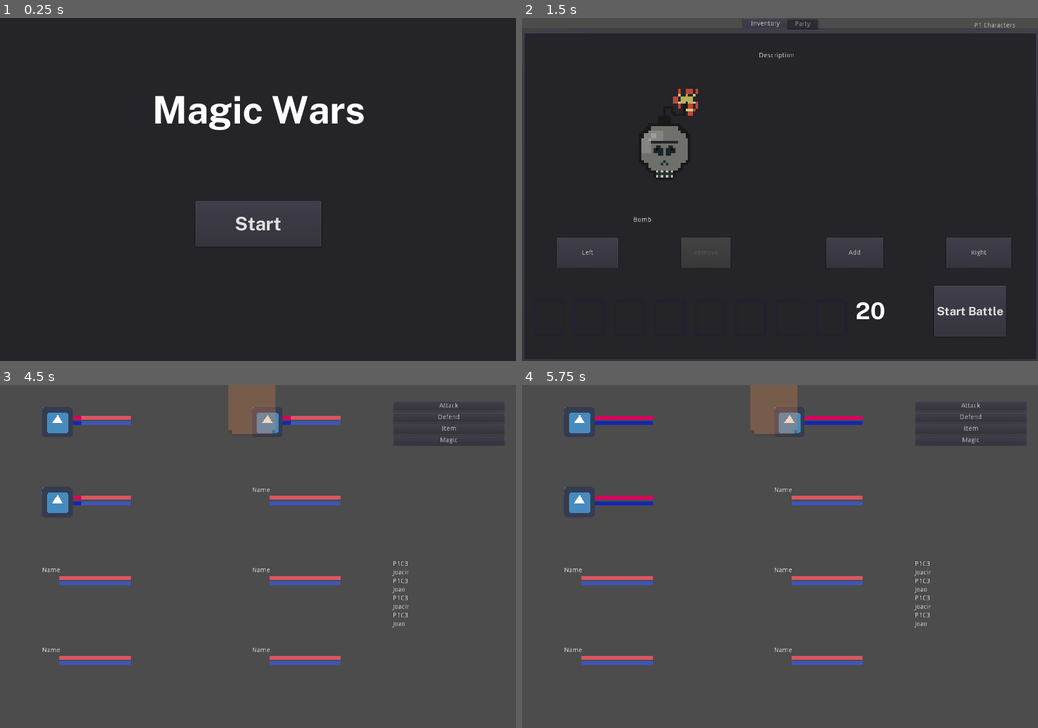
Above: before the commit, frames 1-4 (two rows, left to right).
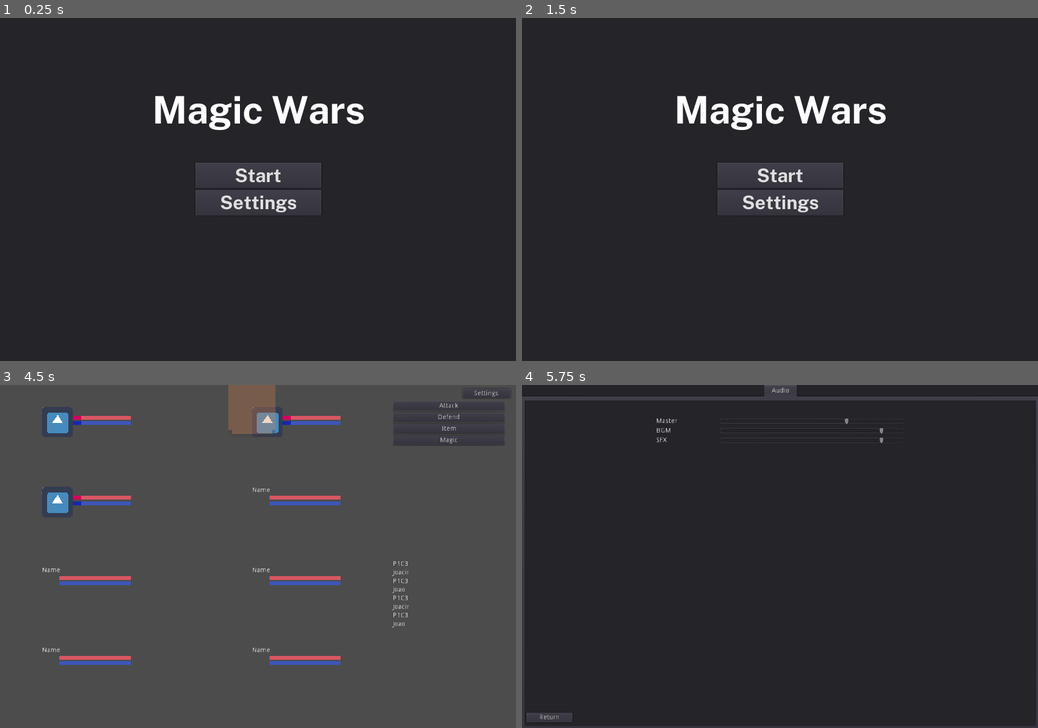
Above: after the commit, the same moments.

Repository: SiTOTG/Magic-Wars
Game: Godot game, scene res://World/MainMenu/MainMenu.tscn
The game is run twice, just before and just after one commit, with the same random seed, the same clock (stepped at 60 frames per second) and the same inputs. The engine's default icon, where the game draws it, is replaced by a stand-in: a white triangle on a blue panel in a dark square.
Inputs (mouse positions are in pixels of both pictures, inside the frame that each line leads up to):
- Up to frame 1 (0.25 s): no input
- Up to frame 2 (1.5 s): click (780, 203) at 0.5 s, where only the run after the commit has a clickable "Settings"; click (547, 350) at 1.25 s, where only the run after the commit has a clickable "Return"
- Up to frame 3 (4.5 s): click (258, 542) at 2 s, where only the run after the commit has a clickable "Start"; click "Start Battle" at 2.75 s; click "Start Battle" at 3.5 s; click "OK" at 4.25 s
- Up to frame 4 (5.75 s): click (1007, 391) at 5 s, where only the run after the commit has a clickable "Settings"

The runs differ from the first frame. In frame 1, 3.2% of the frame differs, in the area x 37-63%, y 42-67%; in frame 2, 14%; in frame 3, less than 0.1%; in frame 4, 96%, in the area x 0-100%, y 0-100%.

Commit message:
Add music and settings

Diff:
--- a/World/Battle/Battle.gd
+++ b/World/Battle/Battle.gd
@@ -9,6 +9,7 @@
 onready var turn_order = $CanvasLayer/TurnOrder
 onready var action_list = $CanvasLayer/ActionContainer/ActionList
 onready var battle_ui = $CanvasLayer
+onready var settingsScreen = $Settings
 
 var game_over: = false
 var statistics: BattleStatistics
@@ -85,6 +86,13 @@
 		visible = false
 		battle_ui.visible = false
 		game_over_scene.start()
-#		var timer = get_tree().create_timer(3)
-#		timer.connect("timeout", get_tree(), "change_scene", ["res://World/MainMenu/MainMenu.tscn"])
 		return
+
+
+func _on_SettingsButton_pressed():
+	settingsScreen.visible = true
+	battle_ui.visible = false
+
+
+func _on_Settings_hide():
+	battle_ui.visible = true
--- a/World/Battle/Battle.tscn
+++ b/World/Battle/Battle.tscn
@@ -9,6 +9,7 @@
 [ext_resource path="res://Actions/DummyDefend.tres" type="Resource" id=7]
 [ext_resource path="res://Player/P2.tres" type="Resource" id=8]
 [ext_resource path="res://Actions/DummyAttack.tres" type="Resource" id=9]
+[ext_resource path="res://World/Settings/Settings.tscn" type="PackedScene" id=10]
 
 [node name="Main" type="Control"]
 anchor_right = 1.0
@@ -47,6 +48,15 @@
 [node name="ReferenceRect" type="ReferenceRect" parent="CanvasLayer/ConfirmBox"]
 margin_right = 228.0
 margin_bottom = 23.0
+
+[node name="SettingsButton" type="Button" parent="CanvasLayer"]
+anchor_left = 1.0
+anchor_right = 1.0
+margin_left = -112.0
+margin_top = 8.0
+margin_right = -12.0
+margin_bottom = 28.0
+text = "Settings"
 
 [node name="YSort" type="YSort" parent="."]
 
@@ -116,3 +126,9 @@
 [node name="CharacterSlot4" parent="P1" instance=ExtResource( 2 )]
 margin_top = 504.0
 margin_bottom = 664.0
+
+[node name="Settings" parent="." instance=ExtResource( 10 )]
+visible = false
+
+[connection signal="pressed" from="CanvasLayer/SettingsButton" to="." method="_on_SettingsButton_pressed"]
+[connection signal="hide" from="Settings" to="." method="_on_Settings_hide"]
--- a/World/MainMenu/MainMenu.gd
+++ b/World/MainMenu/MainMenu.gd
@@ -1,6 +1,10 @@
 extends Control
 
+onready var settingsScreen := $Settings
+
+func _on_StartButton_pressed():
+	get_tree().change_scene("res://World/Battle/PreBattle/PreBattle.tscn")
 
 
-func _on_Button_pressed():
-	get_tree().change_scene("res://World/Battle/PreBattle/PreBattle.tscn")
+func _on_SettingsButton_pressed():
+	settingsScreen.visible = true
--- a/World/MainMenu/MainMenu.tscn
+++ b/World/MainMenu/MainMenu.tscn
@@ -1,7 +1,8 @@
-[gd_scene load_steps=5 format=2]
+[gd_scene load_steps=6 format=2]
 
 [ext_resource path="res://Assets/font/PublicSans-Bold.ttf" type="DynamicFontData" id=1]
 [ext_resource path="res://World/MainMenu/MainMenu.gd" type="Script" id=2]
+[ext_resource path="res://World/Settings/Settings.tscn" type="PackedScene" id=3]
 
 [sub_resource type="DynamicFont" id=1]
 size = 80
@@ -32,16 +33,31 @@
 align = 1
 valign = 1
 
-[node name="Button" type="Button" parent="."]
+[node name="VBoxContainer" type="VBoxContainer" parent="."]
 anchor_left = 0.5
 anchor_top = 0.5
 anchor_right = 0.5
 anchor_bottom = 0.5
 margin_left = -132.0
-margin_top = 24.0
+margin_top = -56.0
 margin_right = 132.0
-margin_bottom = 120.0
+margin_bottom = 232.0
+
+[node name="StartButton" type="Button" parent="VBoxContainer"]
+margin_right = 264.0
+margin_bottom = 53.0
 custom_fonts/font = SubResource( 2 )
 text = "Start"
 
-[connection signal="pressed" from="Button" to="." method="_on_Button_pressed"]
+[node name="SettingsButton" type="Button" parent="VBoxContainer"]
+margin_top = 57.0
+margin_right = 264.0
+margin_bottom = 110.0
+custom_fonts/font = SubResource( 2 )
+text = "Settings"
+
+[node name="Settings" parent="." instance=ExtResource( 3 )]
+visible = false
+
+[connection signal="pressed" from="VBoxContainer/StartButton" to="." method="_on_StartButton_pressed"]
+[connection signal="pressed" from="VBoxContainer/SettingsButton" to="." method="_on_SettingsButton_pressed"]
--- /dev/null
+++ b/World/MusicPlayer.gd
@@ -0,0 +1 @@
+extends Node
--- /dev/null
+++ b/World/MusicPlayer.tscn
@@ -0,0 +1,12 @@
+[gd_scene load_steps=3 format=2]
+
+[ext_resource path="res://World/MusicPlayer.gd" type="Script" id=1]
+[ext_resource path="res://Assets/music/bgm.mp3" type="AudioStream" id=2]
+
+[node name="Node" type="Node"]
+script = ExtResource( 1 )
+
+[node name="MenuMusic" type="AudioStreamPlayer" parent="."]
+stream = ExtResource( 2 )
+autoplay = true
+bus = "MenuBGM"
--- /dev/null
+++ b/World/Settings/Settings.gd
@@ -0,0 +1,5 @@
+extends Control
+
+
+func _on_ReturnButton_pressed():
+	visible = false
--- /dev/null
+++ b/World/Settings/Settings.tscn
@@ -0,0 +1,108 @@
+[gd_scene load_steps=3 format=2]
+
+[ext_resource path="res://World/Settings/Settings.gd" type="Script" id=1]
+[ext_resource path="res://World/Settings/VolumeControl.gd" type="Script" id=2]
+
+[node name="Settings" type="Control"]
+anchor_right = 1.0
+anchor_bottom = 1.0
+script = ExtResource( 1 )
+
+[node name="Panel" type="Panel" parent="."]
+anchor_right = 1.0
+anchor_bottom = 1.0
+
+[node name="TabContainer" type="TabContainer" parent="Panel"]
+anchor_right = 1.0
+anchor_bottom = 1.0
+
+[node name="Audio" type="Panel" parent="Panel/TabContainer"]
+anchor_right = 1.0
+anchor_bottom = 1.0
+margin_left = 4.0
+margin_top = 32.0
+margin_right = -4.0
+margin_bottom = -4.0
+
+[node name="ButtonBox" type="VBoxContainer" parent="Panel/TabContainer/Audio"]
+anchor_left = 0.5
+anchor_top = 0.5
+anchor_right = 0.5
+anchor_bottom = 0.5
+margin_left = -260.0
+margin_top = -306.0
+margin_right = 260.0
+margin_bottom = 306.0
+
+[node name="Master" type="HBoxContainer" parent="Panel/TabContainer/Audio/ButtonBox"]
+margin_right = 520.0
+margin_bottom = 16.0
+script = ExtResource( 2 )
+
+[node name="Name" type="Label" parent="Panel/TabContainer/Audio/ButtonBox/Master"]
+margin_top = 1.0
+margin_right = 129.0
+margin_bottom = 15.0
+size_flags_horizontal = 3
+text = "Master"
+
+[node name="Value" type="HSlider" parent="Panel/TabContainer/Audio/ButtonBox/Master"]
+margin_left = 133.0
+margin_right = 520.0
+margin_bottom = 16.0
+size_flags_horizontal = 3
+size_flags_stretch_ratio = 3.0
+
+[node name="BGM" type="HBoxContainer" parent="Panel/TabContainer/Audio/ButtonBox"]
+margin_top = 20.0
+margin_right = 520.0
+margin_bottom = 36.0
+script = ExtResource( 2 )
+
+[node name="Name" type="Label" parent="Panel/TabContainer/Audio/ButtonBox/BGM"]
+margin_top = 1.0
+margin_right = 129.0
+margin_bottom = 15.0
+size_flags_horizontal = 3
+text = "BGM"
+
+[node name="Value" type="HSlider" parent="Panel/TabContainer/Audio/ButtonBox/BGM"]
+margin_left = 133.0
+margin_right = 520.0
+margin_bottom = 16.0
+size_flags_horizontal = 3
+size_flags_stretch_ratio = 3.0
+
+[node name="SFX" type="HBoxContainer" parent="Panel/TabContainer/Audio/ButtonBox"]
+margin_top = 40.0
+margin_right = 520.0
+margin_bottom = 56.0
+script = ExtResource( 2 )
+
+[node name="Name" type="Label" parent="Panel/TabContainer/Audio/ButtonBox/SFX"]
+margin_top = 1.0
+margin_right = 129.0
+margin_bottom = 15.0
+size_flags_horizontal = 3
+text = "SFX"
+
+[node name="Value" type="HSlider" parent="Panel/TabContainer/Audio/ButtonBox/SFX"]
+margin_left = 133.0
+margin_right = 520.0
+margin_bottom = 16.0
+size_flags_horizontal = 3
+size_flags_stretch_ratio = 3.0
+
+[node name="ReturnButton" type="Button" parent="."]
+anchor_top = 1.0
+anchor_bottom = 1.0
+margin_left = 8.0
+margin_top = -32.0
+margin_right = 104.0
+margin_bottom = -12.0
+text = "Return"
+
+[connection signal="value_changed" from="Panel/TabContainer/Audio/ButtonBox/Master/Value" to="Panel/TabContainer/Audio/ButtonBox/Master" method="_on_Value_value_changed"]
+[connection signal="value_changed" from="Panel/TabContainer/Audio/ButtonBox/BGM/Value" to="Panel/TabContainer/Audio/ButtonBox/BGM" method="_on_Value_value_changed"]
+[connection signal="value_changed" from="Panel/TabContainer/Audio/ButtonBox/SFX/Value" to="Panel/TabContainer/Audio/ButtonBox/SFX" method="_on_Value_value_changed"]
+[connection signal="pressed" from="ReturnButton" to="." method="_on_ReturnButton_pressed"]
--- /dev/null
+++ b/World/Settings/VolumeControl.gd
@@ -0,0 +1,16 @@
+extends HBoxContainer
+
+const MIN_VOLUME = -50
+const MAX_VOLUME = 6
+
+onready var bus_name = $Name.text
+onready var bus_index = AudioServer.get_bus_index(bus_name)
+onready var value = $Value
+
+func _ready():
+	value.min_value = MIN_VOLUME
+	value.max_value = MAX_VOLUME
+	value.value = AudioServer.get_bus_volume_db(bus_index)
+
+func _on_Value_value_changed(value):
+	AudioServer.set_bus_volume_db(bus_index, value)
--- a/default_bus_layout.tres
+++ b/default_bus_layout.tres
@@ -1,9 +1,22 @@
 [gd_resource type="AudioBusLayout" format=2]
 
 [resource]
+bus/0/volume_db = -10.5236
 bus/1/name = "SFX"
 bus/1/solo = false
 bus/1/mute = false
 bus/1/bypass_fx = false
 bus/1/volume_db = 0.0
 bus/1/send = "Master"
+bus/2/name = "BGM"
+bus/2/solo = false
+bus/2/mute = false
+bus/2/bypass_fx = false
+bus/2/volume_db = 0.0
+bus/2/send = "Master"
+bus/3/name = "MenuBGM"
+bus/3/solo = false
+bus/3/mute = false
+bus/3/bypass_fx = false
+bus/3/volume_db = 0.0
+bus/3/send = "BGM"
--- a/project.godot
+++ b/project.godot
@@ -173,6 +173,7 @@
 GlobalTree="*res://Tree.gd"
 EffectPlayer="*res://World/Effects/EffectPlayer.tscn"
 PlayersInfo="*res://Player/PlayersInfo.gd"
+MusicPlayer="*res://World/MusicPlayer.tscn"
 
 [display]
 
Not shown, added: Assets/music/bgm.mp3.import
Not shown: 1 places in World/Battle/Battle.tscn that only renumber resources
Not shown, added: Assets/music/bgm.mp3
